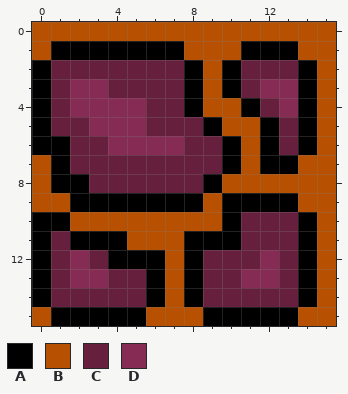
File history of a pixel-art sprite, source/core/assets/images/stonePath_1.png. Above is the file before it was changed.
The file is 16x16 pixels.
Palette (. is transparent): A #000000  B #b75000  C #671f3e  D #862b53
After the commit:
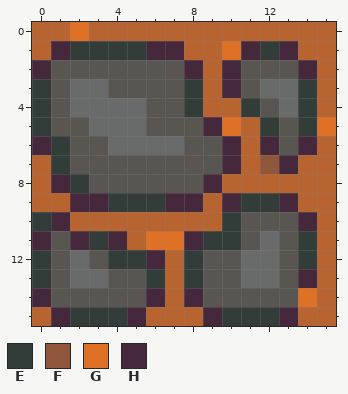
Colours new in this view: E #323c39  F #8f563b  G #df7126  H #45283c
Edits made:
colour B: #b75000 -> #b86430
colour C: #671f3e -> #595652
colour D: #862b53 -> #696a6a
Changed rows in their new state; - is a pixel that keeps its letter.
first column x 0:
 0 --G-------------
 1 -HEEEEHH--GHEH--
 2 H-------H-H---H-
 3 E-------E-H---E-
 4 E-------E--E--E-
 5 E--------HG-E-EG
 6 HE--------H-H-H-
 7 -E--------H-FH--
 8 -HE------H------
 9 --HHEEEHH-HEEH--
10 EH--------E---H-
11 H-HEH-GGHEE-D-E-
12 E---EEH-E--D--E-
13 E-----E-E-----H-
14 H-----H-H-----G-
15 -HEEEH---HEEEH--
Pixel boxes of the changes (left, top, right, bottom) in both pictures:
changed: (32, 22, 336, 326)
